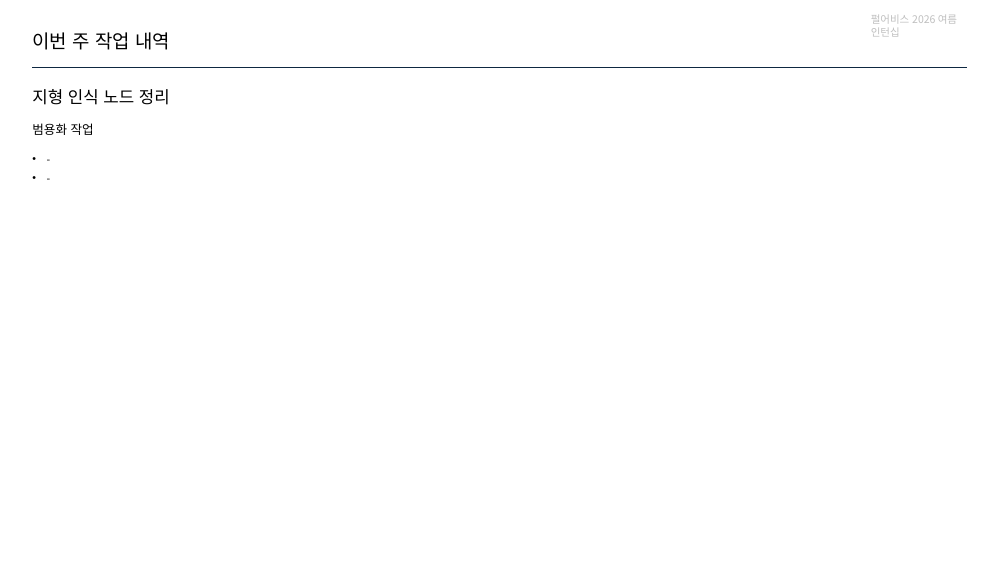
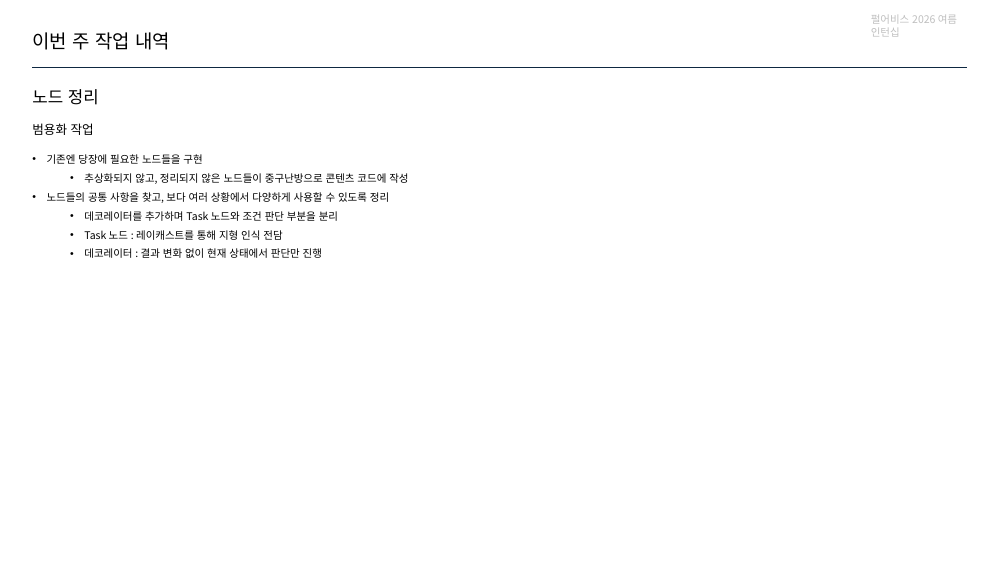
Before and after one commit to jhk0701/PA26-Character-Animation-Parkour, a slide deck: slide 5 of PPT/week7.pptx (slide 4 before the commit). Drawn at 1008x567 pixels with LibreOffice and Linux fonts; fonts in the diff are those of the drawing. Boxes give left, top, right and bottom in pixels: in the first picture for what was removed or moved away, otherwise in the second. Text is boxed around its words. In the diff, an @@ line names an element or a change of style, - is before the commit and + after.

Commit message:
Update: using input 탐지 노드 상속 수정

```diff
--- a/PPT/week7.pptx
+++ b/PPT/week7.pptx
@@ text at <box>32,89,99,105</box>: text changed @@
-지형 인식 노드 정리
+노드 정리
@@ text at <box>47,154,408,258</box>: text changed @@
-• -
-• -
+• 기존엔 당장에 필요한 노드들을 구현
+  • 추상화되지 않고, 정리되지 않은 노드들이 중구난방으로 콘텐츠 코드에 작성
+• 노드들의 공통 사항을 찾고, 보다 여러 상황에서 다양하게 사용할 수 있도록 정리
+  • 데코레이터를 추가하며 Task 노드와 조건 판단 부분을 분리
+  • Task 노드 : 레이캐스트를 통해 지형 인식 전담
+  • 데코레이터 : 결과 변화 없이 현재 상태에서 판단만 진행
```
Also in this commit, not shown: 6 other slides changed, 3 slides added, 8 other files.
